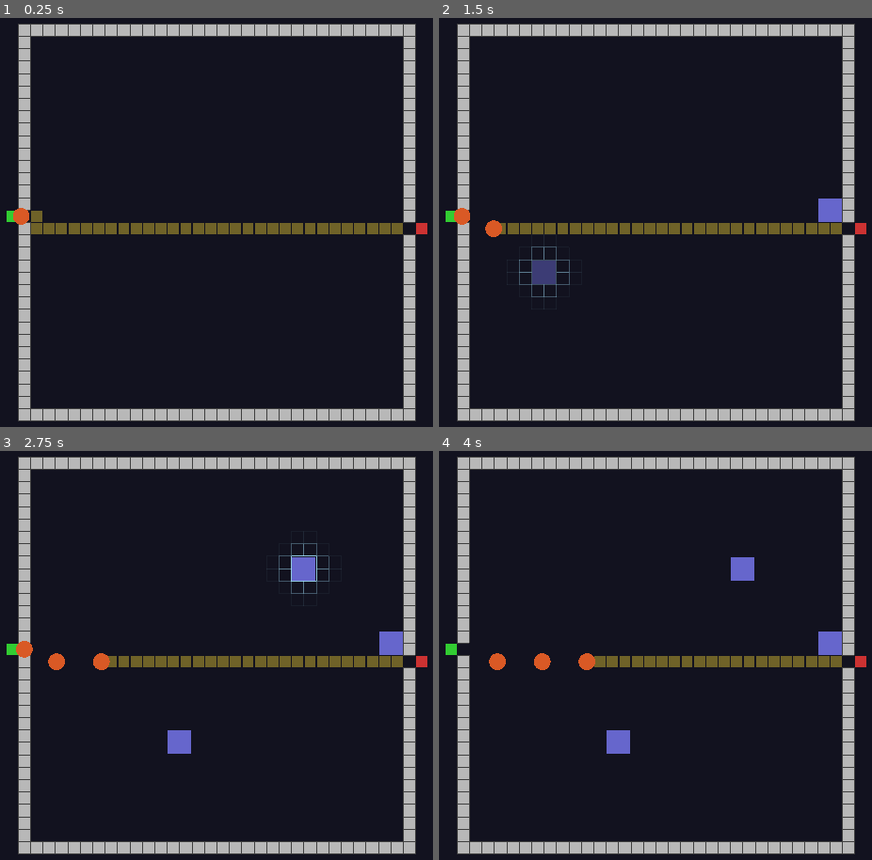
Above: before the commit, frames 1-4 (two rows, left to right).
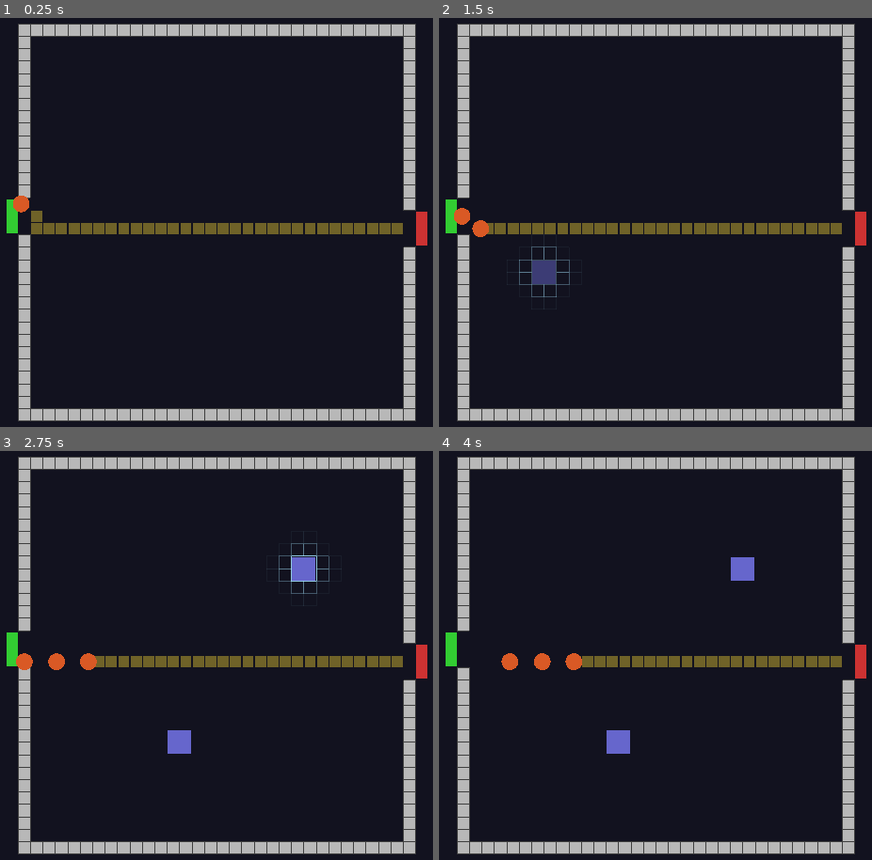
Above: after the commit, the same moments.

Repository: TimGoergen/critter-quitters
Game: Godot game, scene res://Main.tscn
The game is run twice, just before and just after one commit, with the same random seed, the same clock (stepped at 60 frames per second) and the same inputs.
Inputs (mouse positions are in pixels of both pictures, inside the frame that each line leads up to):
- Up to frame 1 (0.25 s): no input
- Up to frame 2 (1.5 s): move the mouse to (820, 202) at 0.52 s; click (820, 202) at 0.67 s; tap Enter at 1.25 s; drag from (503, 242) to (616, 308) at 1.27 s
- Up to frame 3 (2.75 s): move the mouse to (290, 561) at 2.02 s; click (290, 561) at 2.17 s
- Up to frame 4 (4 s): drag from (616, 741) to (outside the picture) at 2.77 s; move the mouse to (outside the picture) at 3.52 s; click (outside the picture) at 3.67 s

The runs differ from the first frame. In frame 1, 0.7% of the frame differs, in the area x 1-99%, y 43-57%; in frame 2, 1.2%; in frame 3, 1.3%; in frame 4, 1.4%.

Commit message:
3-cell entrance/exit gap; random spawn row per enemy
- Wall gap on both sides expanded from 1 to 3 cells
- All 3 entrance cells (rows 13-15) and 3 exit cells (rows 14-16) marked
  in the grid before pathfinder initialises, so A* treats them as passable
- Entrance/exit visual markers replaced with a single 3-row zone indicator
- _entrance_rows stores the valid spawn rows [13, 14, 15]
- _spawn_next_in_wave picks a random row each spawn; routes via
  find_path_from() from that row's entrance cell
- _build_full_path now takes spawn_row so approach and wall-gap waypoints
  use the correct row; rerouting in _on_path_updated passes current.y
  for enemies still outside the grid

Co-Authored-By: Claude Sonnet 4.6 <noreply@anthropic.com>

Diff:
--- a/game/arena/Arena.gd
+++ b/game/arena/Arena.gd
@@ -91,9 +91,12 @@
 var _multi_anchors: Array[Vector2i] = []
 var _multi_ghosts: Array[MeshInstance3D] = []
 
-# One cell outside the left and right arena walls — enemies spawn and despawn here.
-var _spawn_cell: Vector2i = Vector2i.ZERO
-var _despawn_cell: Vector2i = Vector2i.ZERO
+# Outside-wall reference positions (x only matters; y is chosen per enemy).
+var _spawn_cell: Vector2i = Vector2i.ZERO    # centre spawn cell (used for x and gap centre)
+var _despawn_cell: Vector2i = Vector2i.ZERO  # fixed despawn cell on the exit side
+
+# The three rows an enemy may spawn from (randomly chosen each spawn).
+var _entrance_rows: Array[int] = []
 
 
 # ---------------------------------------------------------------------------
@@ -102,33 +105,37 @@
 
 func _ready() -> void:
 	# Phase 1: entrance and exit are hardcoded for the prototype.
-	# In the full game, Arena receives these from the run manager after
-	# randomly selecting an arena from the pool.
-	var entrance := Vector2i(0, 14)    # left wall, row 14
-	var exit     := Vector2i(29, 15)  # right wall, row 15
-
-	# Offset by 2: index ±1 is inside the 1-cell-wide wall, index ±2 is outside it.
+	var entrance := Vector2i(0, 14)
+	var exit     := Vector2i(29, 15)
+
 	_spawn_cell   = Vector2i(entrance.x - 2, entrance.y)
-	_despawn_cell = Vector2i(exit.x + 2,    exit.y)
-
+	_despawn_cell = Vector2i(exit.x + 2, exit.y)
+
+	# Three rows the enemy may enter from; gap is centred on the canonical row.
+	for i in range(3):
+		_entrance_rows.append(entrance.y - 1 + i)   # [13, 14, 15]
+
+	# Mark the centre entrance/exit cells first, then the two flanking cells.
+	# Done before pathfinder.initialize() so cell_changed isn't connected yet
+	# and won't fire premature recalculations.
 	_grid.setup_run(entrance, exit)
+	_grid.set_cell(Vector2i(entrance.x, entrance.y - 1), Grid.CellState.ENTRANCE)
+	_grid.set_cell(Vector2i(entrance.x, entrance.y + 1), Grid.CellState.ENTRANCE)
+	_grid.set_cell(Vector2i(exit.x, exit.y - 1), Grid.CellState.EXIT)
+	_grid.set_cell(Vector2i(exit.x, exit.y + 1), Grid.CellState.EXIT)
+
 	GameState.start_run(entrance, exit)
 	_pathfinder.initialize(_grid)
-
 	_pathfinder.path_updated.connect(_on_path_updated)
 
-	# Markers sit one cell outside the arena wall so the entrance and exit
-	# are clearly visible beyond the border gap.
-	_spawn_flat_marker(_spawn_cell,   COLOR_ENTRANCE)
-	_spawn_flat_marker(_despawn_cell, COLOR_EXIT)
+	# Spawn one elongated marker covering all 3 rows for entrance and exit.
+	_spawn_zone_marker(_spawn_cell,   3, COLOR_ENTRANCE)
+	_spawn_zone_marker(_despawn_cell, 3, COLOR_EXIT)
 
 	_setup_grid_highlight()
 	_spawn_arena_border()
 
-	# Trigger the first path calculation now that entrance and exit are set.
 	_pathfinder.recalculate()
-
-	# Phase 1: launch the first wave immediately.
 	_start_wave()
 
 
@@ -336,7 +343,8 @@
 		var full: Array[Vector2i] = []
 		var wall_out := Vector2i(_despawn_cell.x - 1, _despawn_cell.y)
 		if not _grid.is_in_bounds(current):
-			full = _build_full_path(grid_path)
+			# Preserve the enemy's approach row when rebuilding from outside.
+			full = _build_full_path(grid_path, current.y)
 		else:
 			full.append_array(grid_path)
 			full.append(wall_out)
@@ -437,24 +445,29 @@
 
 
 ## Spawns one enemy then schedules the next, until the wave is exhausted.
+## Each enemy picks a random row from the entrance gap.
 func _spawn_next_in_wave() -> void:
 	if _enemies_left_to_spawn <= 0:
 		return
 	_enemies_left_to_spawn -= 1
-	var grid_path := _pathfinder.get_current_path()
+	var spawn_row: int  = _entrance_rows[randi() % _entrance_rows.size()]
+	var spawn_grid      := Vector2i(GameState.entrance_cell.x, spawn_row)
+	var grid_path       := _pathfinder.find_path_from(spawn_grid)
+	if grid_path.is_empty():
+		grid_path = _pathfinder.get_current_path()
 	if not grid_path.is_empty():
-		_spawn_enemy(_build_full_path(grid_path))
+		_spawn_enemy(_build_full_path(grid_path, spawn_row))
 	if _enemies_left_to_spawn > 0:
 		get_tree().create_timer(SPAWN_INTERVAL).timeout.connect(_spawn_next_in_wave)
 
 
 ## Builds the full enemy path: outside spawn → wall gap → grid → wall gap → outside despawn.
-## The intermediate wall-gap cells (±1 from the outside cells) make the enemy
-## visibly pass through the opening rather than jumping over the wall.
-func _build_full_path(grid_path: Array[Vector2i]) -> Array[Vector2i]:
-	var wall_in  := Vector2i(_spawn_cell.x + 1,   _spawn_cell.y)
-	var wall_out := Vector2i(_despawn_cell.x - 1, _despawn_cell.y)
-	var full: Array[Vector2i] = [_spawn_cell, wall_in]
+## spawn_row selects which of the 3 entrance rows this enemy enters through.
+func _build_full_path(grid_path: Array[Vector2i], spawn_row: int) -> Array[Vector2i]:
+	var outside_spawn := Vector2i(_spawn_cell.x,     spawn_row)
+	var wall_in       := Vector2i(_spawn_cell.x + 1, spawn_row)
+	var wall_out      := Vector2i(_despawn_cell.x - 1, _despawn_cell.y)
+	var full: Array[Vector2i] = [outside_spawn, wall_in]
 	full.append_array(grid_path)
 	full.append(wall_out)
 	full.append(_despawn_cell)
@@ -608,13 +621,12 @@
 	var half := (Grid.GRID_SIZE * Grid.CELL_SIZE) / 2.0
 	var cs   := Grid.CELL_SIZE
 
-	var ent_row := GameState.entrance_cell.y
-	var ent_top := ent_row * cs - half
-	var ent_bot := (ent_row + 1) * cs - half
-
-	var ex_row  := GameState.exit_cell.y
-	var ex_top  := ex_row * cs - half
-	var ex_bot  := (ex_row + 1) * cs - half
+	# 3-cell gaps: one cell above and one cell below the canonical entrance/exit row.
+	var ent_top := (GameState.entrance_cell.y - 1) * cs - half
+	var ent_bot := (GameState.entrance_cell.y + 2) * cs - half
+
+	var ex_top  := (GameState.exit_cell.y - 1) * cs - half
+	var ex_bot  := (GameState.exit_cell.y  + 2) * cs - half
 
 	var full_w := (Grid.GRID_SIZE + 2) * cs
 
@@ -695,6 +707,17 @@
 	add_child(marker)
 
 
+## Spawns a flat marker spanning `rows` cells tall, centred on center_cell.
+## Used for the 3-row entrance and exit zone indicators.
+func _spawn_zone_marker(center_cell: Vector2i, rows: int, color: Color) -> void:
+	var marker := _make_box_mesh_instance(
+		Vector3(Grid.CELL_SIZE * 0.9, 0.05, Grid.CELL_SIZE * rows * 0.9),
+		color
+	)
+	marker.position = _cell_to_world(center_cell)
+	add_child(marker)
+
+
 ## Spawns a raised box centred on the 2x2 footprint of the trap.
 func _spawn_trap_visual(anchor: Vector2i) -> void:
 	var trap_visual := _make_box_mesh_instance(
